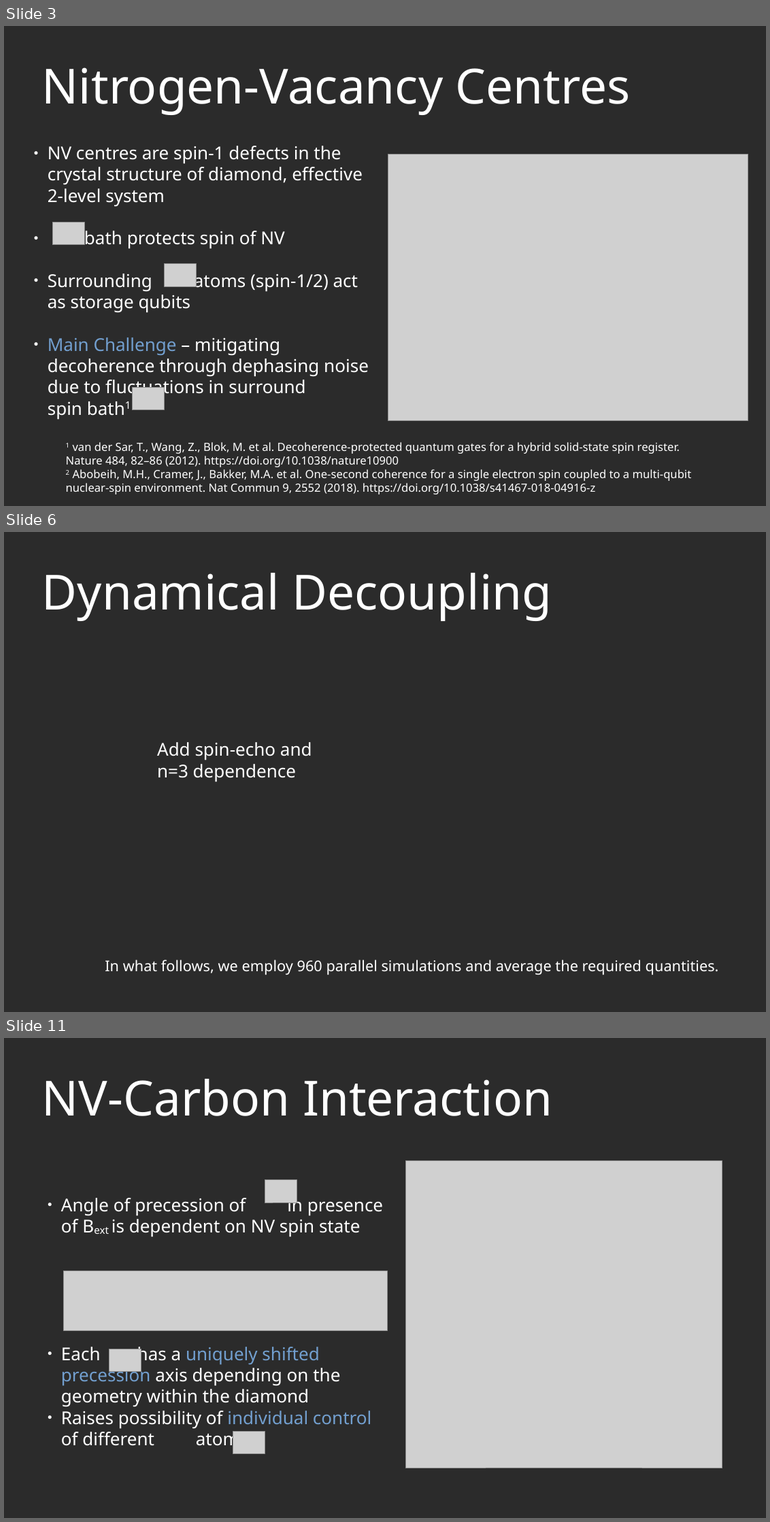
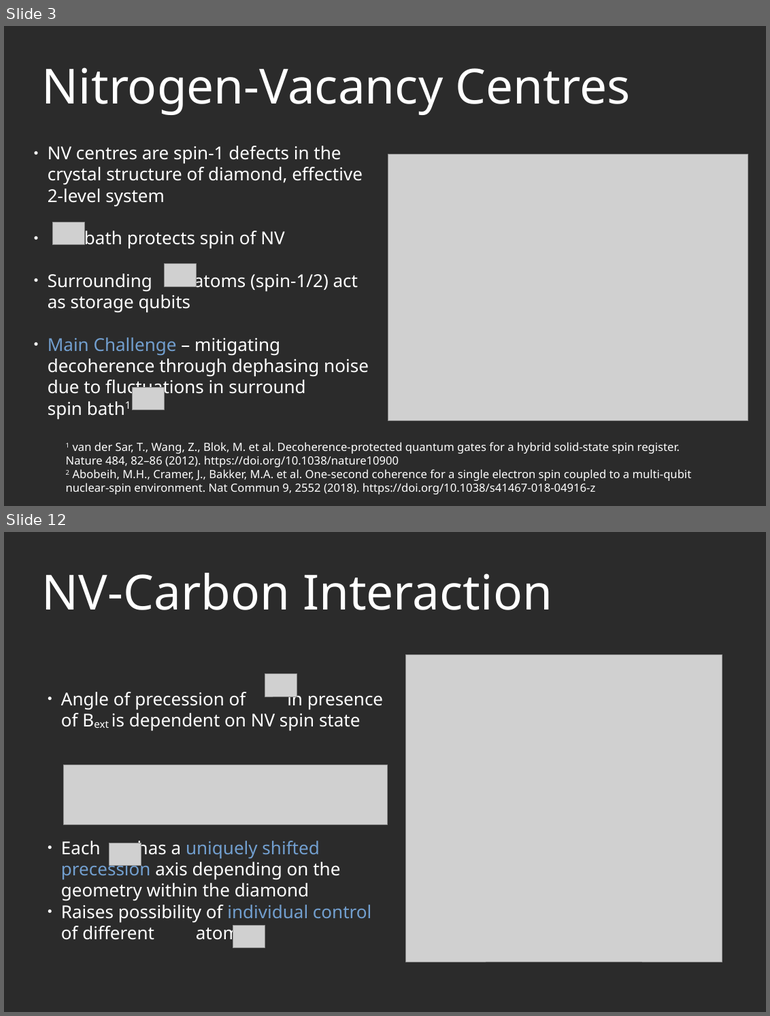
Before and after one commit to AGaliciaMartinez/Final-Project-Computational-Physics, a slide deck: presentation/NV_Carbons_presentation.odp. Shown one above the other, each under a label of ours: slides 3, 6 and 11 before the commit, slides 3 and 12 after it; the slides between them are not shown. The pictures are 770x1522 and 770x1016 pixels, drawn with LibreOffice and Linux fonts; fonts in the diff are those of the drawing; grey boxes stand for pictures; background and template pictures are left out; a plain dark background stands for a picture behind light text. Boxes give left, top, right and bottom in pixels: in the first picture for what was removed or moved away, otherwise in the second. Text is boxed around its words. In the diff, an @@ line names an element or a change of style, - is before the commit and + after.

```diff
--- a/presentation/NV_Carbons_presentation.odp
+++ b/presentation/NV_Carbons_presentation.odp
@@ slide 6 removed at [4, 532, 766, 1012], background picture (left out) @@
@@ title removed at [42, 573, 551, 621] @@
-Dynamical Decoupling
@@ text removed at [157, 742, 312, 782] @@
-Add spin-echo and n=3 dependence
@@ text removed at [105, 960, 719, 975] @@
-In what follows, we employ 960 parallel simulations and average the required quantities.
@@ what was slide 11 is now slide 12 @@
```
Also in this commit, not shown: 3 slides changed, 6 slides added, 4 other slides removed.
